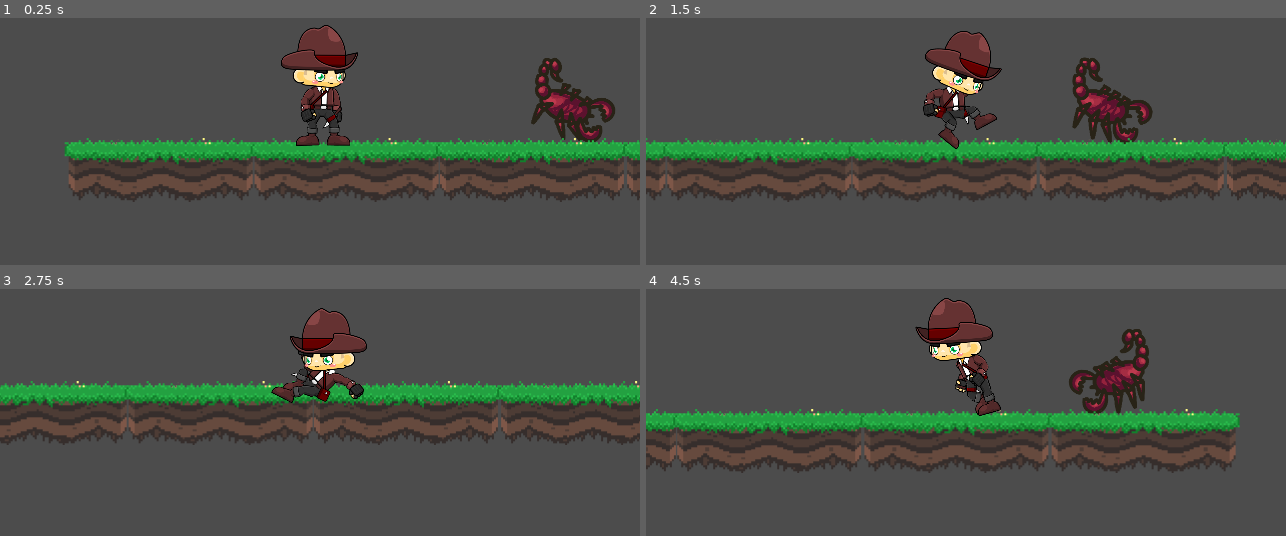
Above: before the commit, frames 1-4 (two rows, left to right).
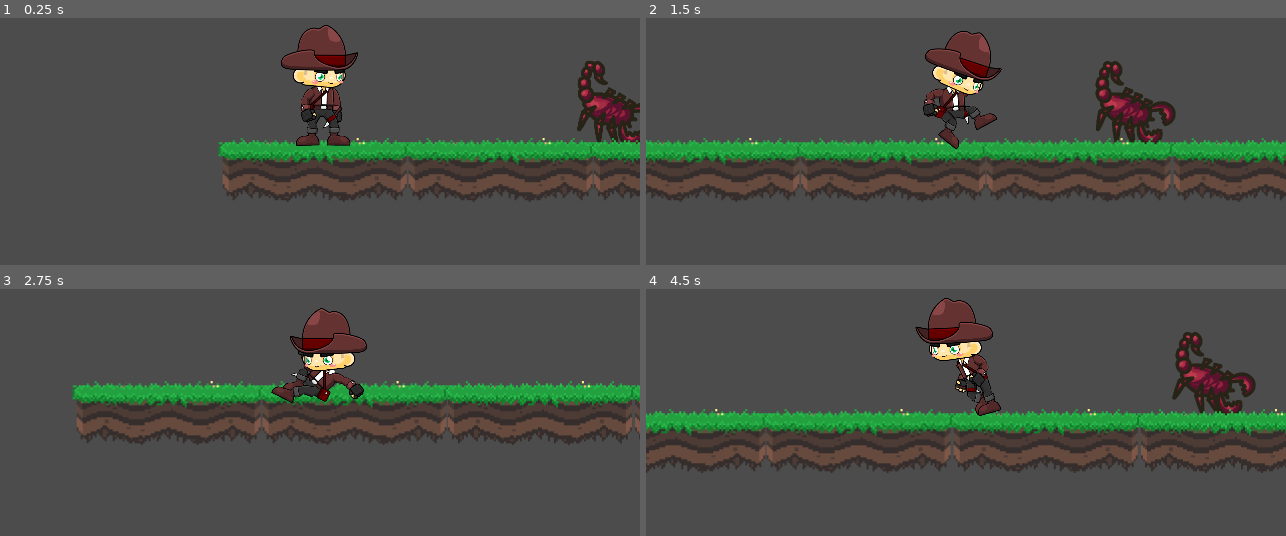
Above: after the commit, the same moments.

Repository: guilherme-nsr/ruins-the-lunar-temple
Game: Godot game, scene res://src/Levels/Mapas/EnemiesTest.tscn
Same seed, same stepped clock (60 frames per second), same inputs: the game is played once before the commit and once after it. This scene is started directly instead of the project's main scene.
Inputs:
- Up to frame 1 (0.25 s): no input
- Up to frame 2 (1.5 s): hold S (agachar) 0.53-1.28 s; hold D (mover_direita) from 0.53 s (still down); tap W (pular) at 0.77 s; tap S (agachar) at 1.35 s
- Up to frame 3 (2.75 s): tap W (pular) at 1.52 s; release D (mover_direita) at 2.03 s; hold Left (mover_esquerda) from 2.03 s (still down); hold S (agachar) from 2.03 s (still down)
- Up to frame 4 (4.5 s): release Left (mover_esquerda) at 2.78 s; release S (agachar) at 2.78 s; hold D (mover_direita) 2.78-4.28 s; tap S (agachar) at 2.85, 4.35 s; tap W (pular) at 3.02, 3.77 s; hold S (agachar) 3.53-4.28 s; hold Left (mover_esquerda) from 4.28 s (still down)

The runs differ from the first frame. In frame 1, 12% of the frame differs, in the area x 10-100%, y 16-75%; in frame 2, 9.2%; in frame 3, 8.0%; in frame 4, 13%, in the area x 0-100%, y 16-75%.

Commit message:
Handling Player's collision with enemies

Diff:
--- a/src/Actors/Enemies/Scorpion/Scorpion.tscn
+++ b/src/Actors/Enemies/Scorpion/Scorpion.tscn
@@ -31,7 +31,10 @@
 } ]
 
 [sub_resource type="RectangleShape2D" id=2]
-extents = Vector2( 83.5449, 82.2804 )
+extents = Vector2( 69.1052, 69.2578 )
+
+[sub_resource type="RectangleShape2D" id=3]
+extents = Vector2( 86.4006, 85.7914 )
 
 [node name="Enemy" type="KinematicBody2D"]
 position = Vector2( 139.312, 299.46 )
@@ -43,9 +46,18 @@
 [node name="AnimatedSprite" type="AnimatedSprite" parent="."]
 frames = SubResource( 1 )
 animation = "walk"
-frame = 3
+frame = 15
 playing = true
 
 [node name="CollisionShape2D" type="CollisionShape2D" parent="."]
-position = Vector2( 6.00162, 18.0049 )
+position = Vector2( 10.1907, 24.6986 )
 shape = SubResource( 2 )
+
+[node name="PlayerDetector" type="Area2D" parent="."]
+collision_layer = 0
+
+[node name="CollisionShape2D" type="CollisionShape2D" parent="PlayerDetector"]
+self_modulate = Color( 0.0745098, 0.247059, 0.921569, 1 )
+position = Vector2( 11.0082, 23.0597 )
+shape = SubResource( 3 )
+[connection signal="body_entered" from="PlayerDetector" to="." method="_on_PlayerDetector_body_entered"]
--- a/src/Actors/Enemies/Scorpion/Scripts/Scorpion.gd
+++ b/src/Actors/Enemies/Scorpion/Scripts/Scorpion.gd
@@ -16,3 +16,8 @@
 		_velocity.x *= -1.0;
 	$AnimatedSprite.flip_h = _velocity.x < 0;
 	_velocity.y = move_and_slide(_velocity, FLOOR_NORMAL).y;
+
+
+func _on_PlayerDetector_body_entered(body: Node) -> void:
+	if body.get_filename().get_file() == "Player.tscn":
+		body.position = Vector2(75.0, 250.0)
--- a/src/Levels/Mapas/EnemiesTest.tscn
+++ b/src/Levels/Mapas/EnemiesTest.tscn
@@ -13,7 +13,7 @@
 [node name="EnemiesTest" type="Node2D"]
 
 [node name="Enemy" parent="." instance=ExtResource( 3 )]
-position = Vector2( 478.551, 206.163 )
+position = Vector2( 367.408, 216.502 )
 
 [node name="Ground" type="StaticBody2D" parent="."]
 position = Vector2( 94.3114, 330.935 )
@@ -63,7 +63,7 @@
 shape = SubResource( 1 )
 
 [node name="PlayerBody" parent="." instance=ExtResource( 2 )]
-position = Vector2( 253.632, 212.526 )
+position = Vector2( 99.632, 206.526 )
 
 [node name="GroundLimitToEnemies" type="StaticBody2D" parent="."]
 position = Vector2( 10.702, 270.103 )
Not shown: 1 places in src/Actors/Enemies/Scorpion/Scorpion.tscn that only renumber resources
